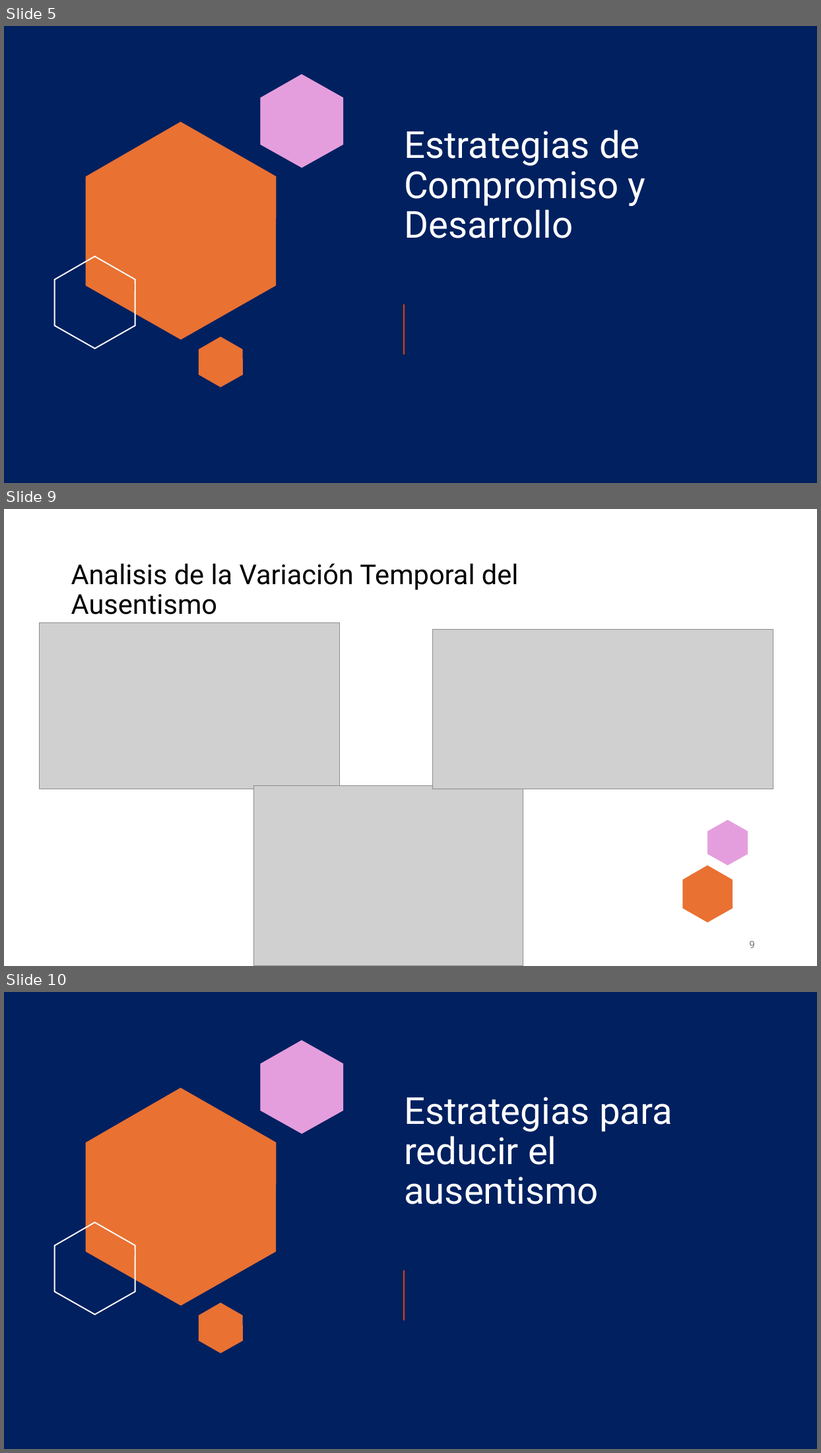
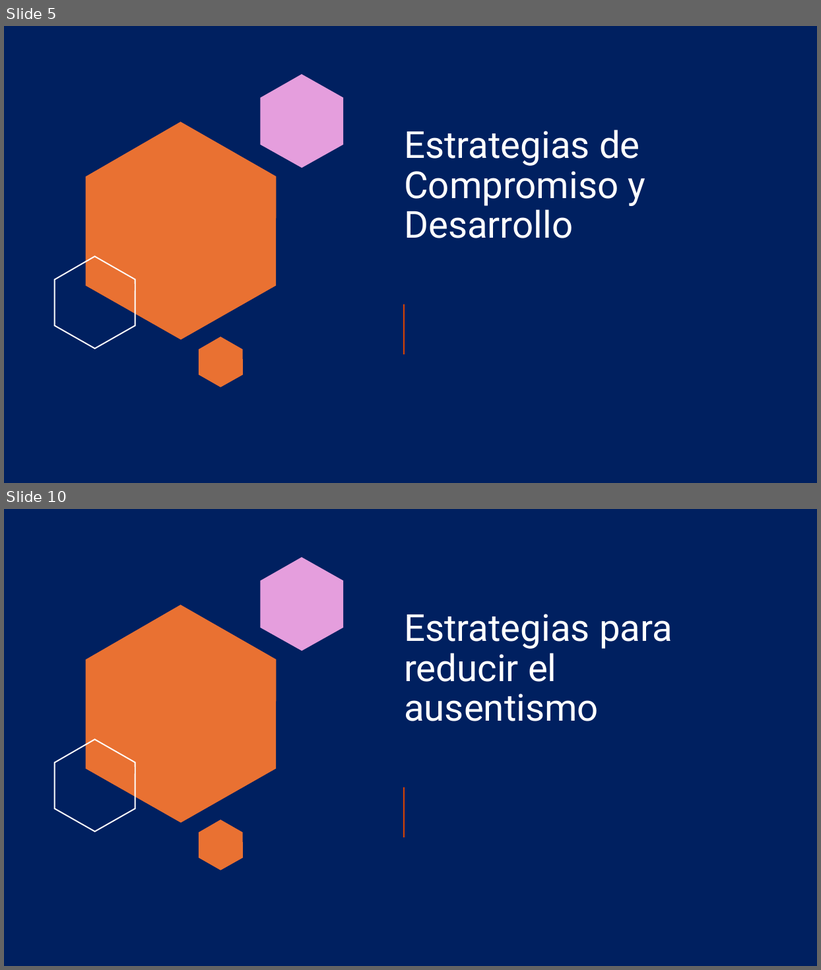
Before and after one commit to ITACADEMYprojectes/ProjecteData, a slide deck: Equip_28/Results/Analisis_PAP_and_ABL_RapidExpres.pptx. Shown one above the other, each under a label of ours: slides 5, 9 and 10 before the commit, slides 5 and 10 after it; the slides between them are not shown. The pictures are 821x1453 and 821x970 pixels, drawn with LibreOffice and Linux fonts; fonts in the diff are those of the drawing; grey boxes stand for pictures. Boxes give left, top, right and bottom in pixels: in the first picture for what was removed or moved away, otherwise in the second. Text is boxed around its words. In the diff, an @@ line names an element or a change of style, - is before the commit and + after.

```diff
--- a/Equip_28/Results/Analisis_PAP_and_ABL_RapidExpres.pptx
+++ b/Equip_28/Results/Analisis_PAP_and_ABL_RapidExpres.pptx
@@ slide 9 removed at [4,509,817,966], background #FFFFFF @@
@@ title removed at [71,563,519,615] @@
-Analisis de la Variación Temporal del Ausentismo
@@ picture removed at [40,623,340,789] @@
@@ picture removed at [433,629,774,789] @@
@@ picture removed at [254,786,523,966] @@
@@ freeform shape removed at [708,820,748,866] @@
@@ freeform shape removed at [706,852,817,966] @@
@@ freeform shape removed at [683,866,733,923] @@
@@ page number removed at [749,941,755,949] @@
-9
```
Also in this commit, not shown: 4 slides changed, 2 slides added, 2 other slides removed, 2 other files.
